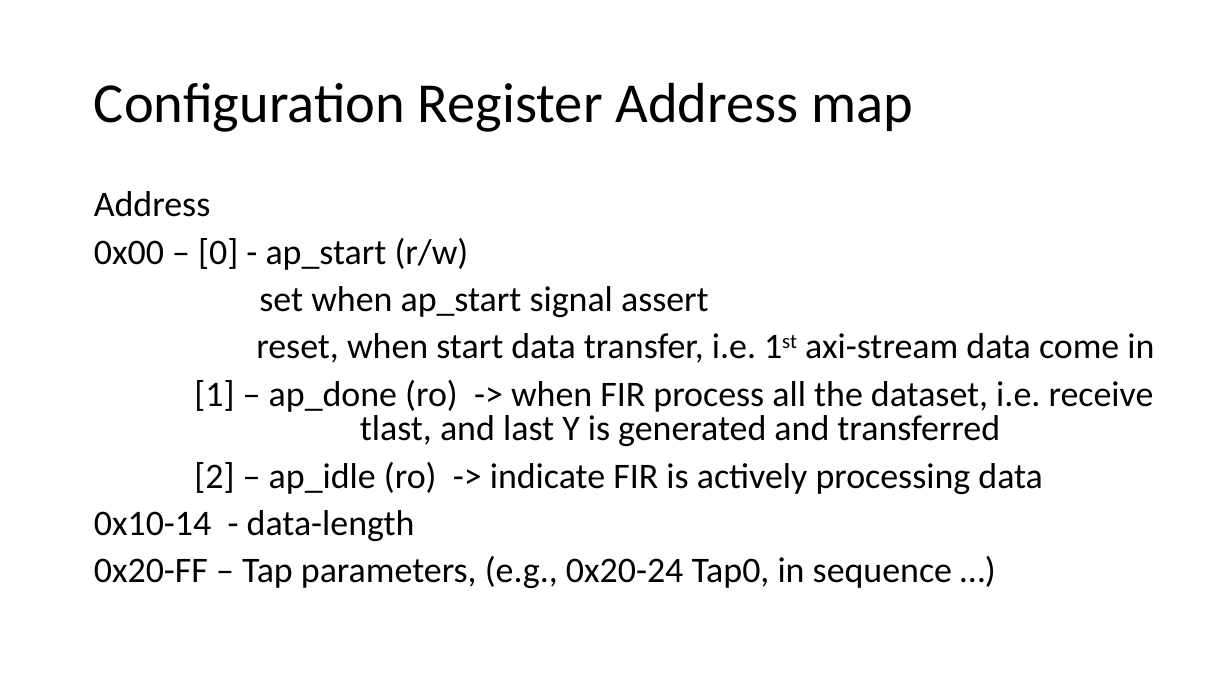
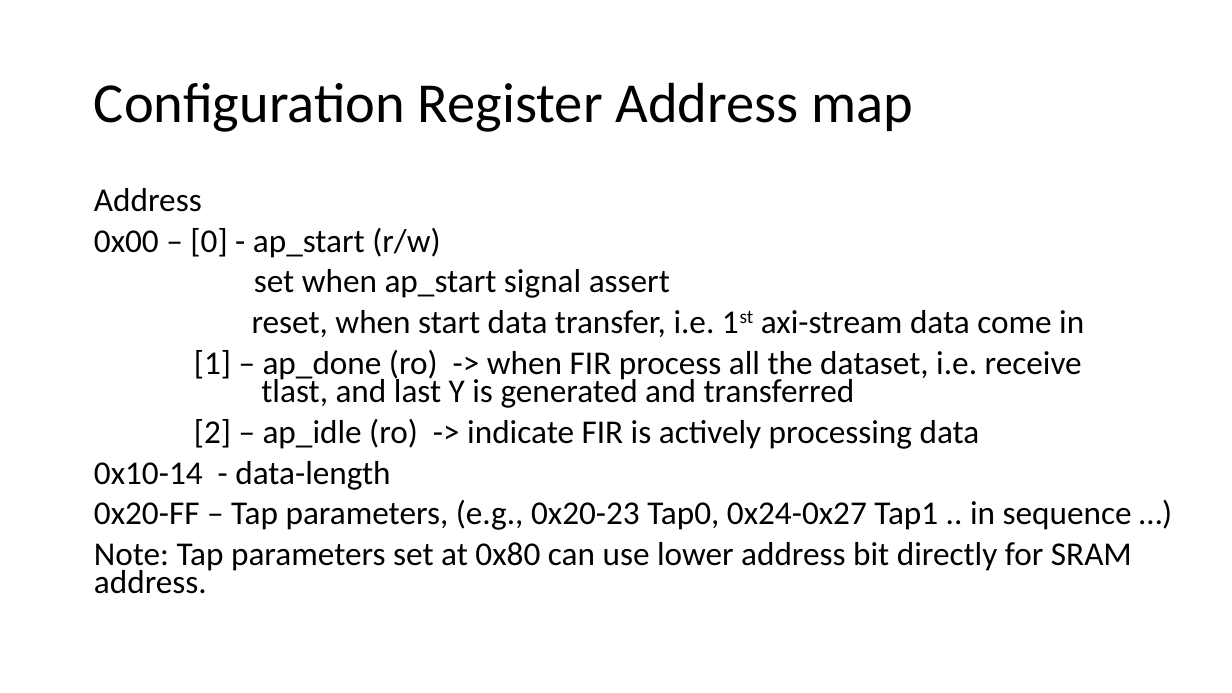
Before and after one commit to bol-edu/caravel-soc_fpga-lab, a slide deck: slide 13 of lab-fir/lab3-fir-workbook.pptx. Drawn at 1232x693 pixels with LibreOffice and Linux fonts; fonts in the diff are those of the drawing. Boxes give left, top, right and bottom in pixels: in the first picture for what was removed or moved away, otherwise in the second. Text is boxed around its words. In the diff, an @@ line names an element or a change of style, - is before the commit and + after.

```diff
--- a/lab-fir/lab3-fir-workbook.pptx
+++ b/lab-fir/lab3-fir-workbook.pptx
@@ text at (x1=94, y1=188, x2=1084, y2=490): size 28 to 25.9 pt in "Address", "0x00 – [0] - ap_start (r/w)", "set when ap_start signal assert", "reset, when start data transfer, i.e. 1st ..." and 3 more places; line spacing 0.8 to 0.7 @@
@@ text at (x1=94, y1=500, x2=1132, y2=594): text changed; size 28 to 25.9 pt @@
-0x20-FF – Tap parameters, (e.g., 0x20-24 Tap0, in sequence …)
+0x20-FF – Tap parameters, (e.g., 0x20-23 Tap0, 0x24-0x27 Tap1 .. in sequence …)
+Note: Tap parameters set at 0x80 can use lower address bit directly for SRAM address.
```
Also in this commit, not shown: 7 other slides changed, 5 slides added, 1 other file.
